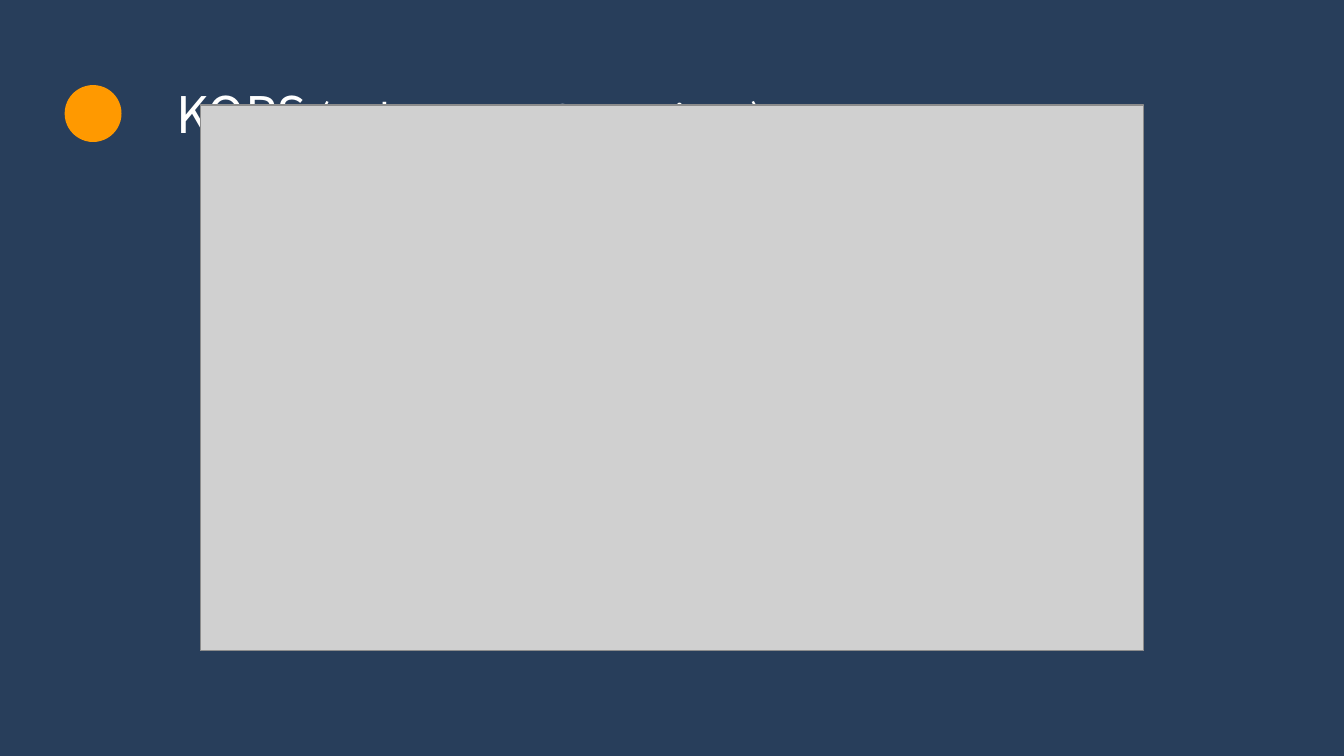
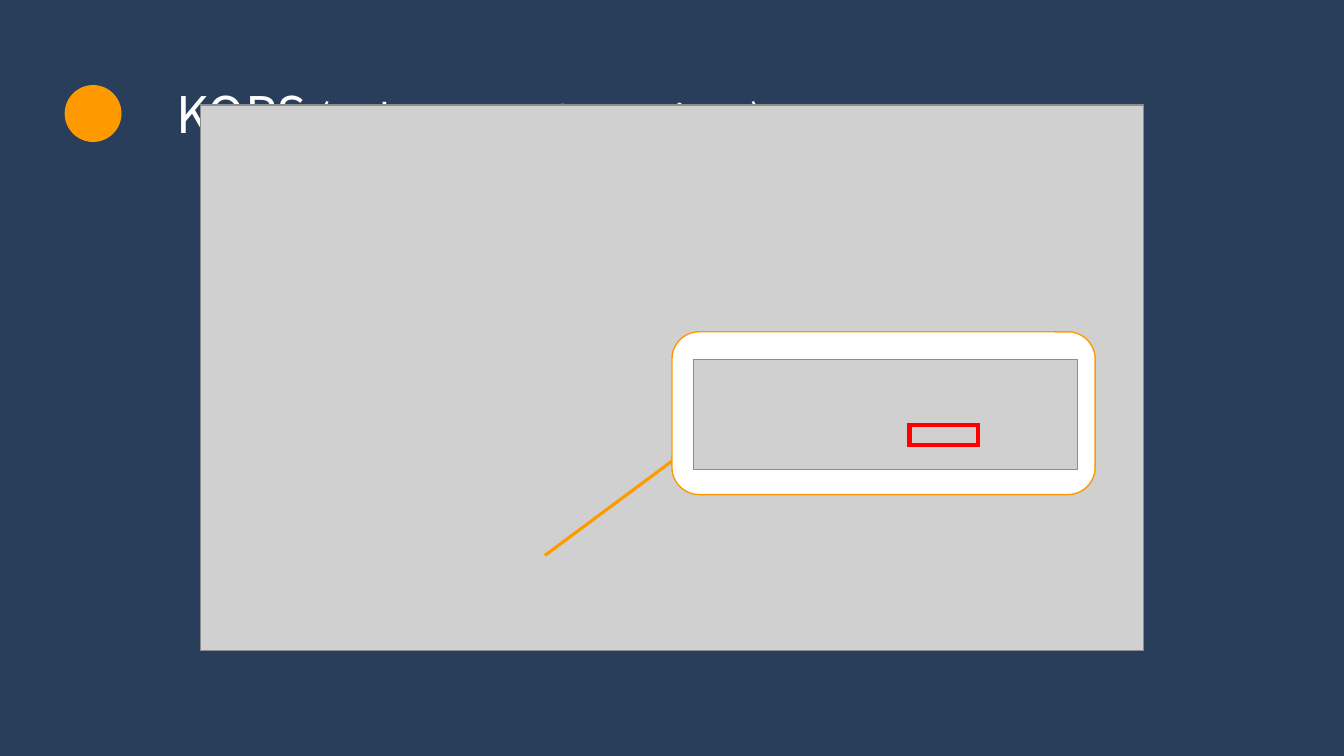
Before and after one commit to SK9604/Ansible, a slide deck: slide 21 of project/group/어때요 갖고싶조.ppsx (slide 19 before the commit). Drawn at 1344x756 pixels with LibreOffice and Linux fonts; fonts in the diff are those of the drawing; grey boxes stand for pictures. Boxes give left, top, right and bottom in pixels: in the first picture for what was removed or moved away, otherwise in the second. Text is boxed around its words. In the diff, an @@ line names an element or a change of style, - is before the commit and + after.

```diff
--- a/project/group/어때요 갖고싶조.ppsx
+++ b/project/group/어때요 갖고싶조.ppsx
@@ rounded rectangle added at box(673, 332, 1096, 494), fill #FFFFFF, outline #FF9900 1 pt @@
@@ picture added at box(694, 360, 1078, 470) @@
@@ line added from (694, 446) to (545, 556), #FF9900 2.25 pt @@
@@ rectangle added at box(909, 424, 978, 445), outline #FF0000 3 pt @@
```
Also in this commit, not shown: 8 other slides changed, 2 slides added.
